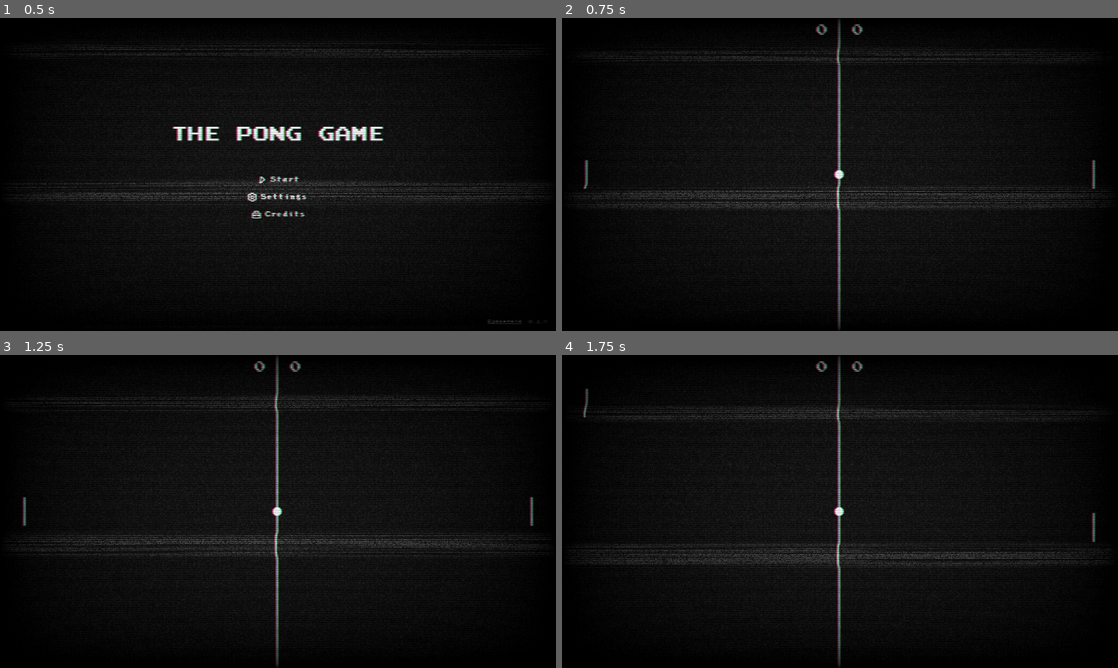
Above: before the commit, frames 1-4 (two rows, left to right).
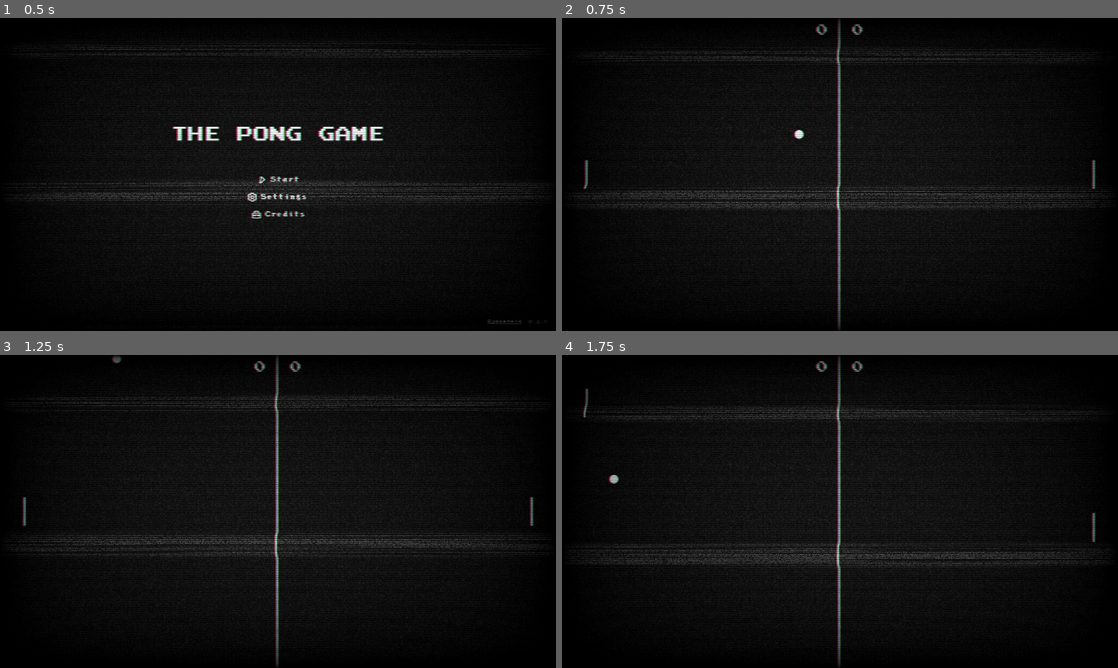
Above: after the commit, the same moments.

Repository: josereia/the_pong_game
Game: Godot game, scene res://scenes/main.tscn
Same seed, same stepped clock (60 frames per second), same inputs: the game is played once before the commit and once after it.
Inputs:
- Up to frame 1 (0.5 s): no input
- Up to frame 2 (0.75 s): click "Start" at 0.5 s
- Up to frame 3 (1.25 s): no input
- Up to frame 4 (1.75 s): hold W (move_up_player_1) from 1.28 s (still down); tap Down (move_down_player_2) at 1.35 s

Frame 1 is identical in both runs. In frame 2, less than 0.1% of the frame differs, in the area x 41-51%, y 35-52%; in frame 3, less than 0.1%; in frame 4, less than 0.1%.

Commit message:
feat(scenes/ball): add ball scene and its logic
Added ball movements, vertical(screen border) and player collisions

Diff:
--- /dev/null
+++ b/scenes/ball.tscn
@@ -0,0 +1,17 @@
+[gd_scene load_steps=4 format=3 uid="uid://cxuboleo6se35"]
+
+[ext_resource type="Script" path="res://scripts/ball.gd" id="1_2u5gx"]
+[ext_resource type="Texture2D" uid="uid://bgbpmmcmoyn7e" path="res://assets/ball.png" id="1_cnmfr"]
+
+[sub_resource type="CircleShape2D" id="CircleShape2D_uq1qx"]
+
+[node name="Ball" type="Area2D"]
+script = ExtResource("1_2u5gx")
+
+[node name="Sprite2D" type="Sprite2D" parent="."]
+texture = ExtResource("1_cnmfr")
+
+[node name="CollisionShape2D" type="CollisionShape2D" parent="."]
+shape = SubResource("CircleShape2D_uq1qx")
+
+[connection signal="body_entered" from="." to="." method="_on_body_entered"]
--- a/scenes/game.tscn
+++ b/scenes/game.tscn
@@ -2,7 +2,7 @@
 
 [ext_resource type="Script" path="res://scripts/game.gd" id="1_i31ni"]
 [ext_resource type="Texture2D" uid="uid://b43o04vx3dc5v" path="res://assets/divider.png" id="2_c8wck"]
-[ext_resource type="Texture2D" uid="uid://bgbpmmcmoyn7e" path="res://assets/ball.png" id="4_7yd1x"]
+[ext_resource type="PackedScene" uid="uid://cxuboleo6se35" path="res://scenes/ball.tscn" id="4_5pk5p"]
 [ext_resource type="Theme" uid="uid://cgyjt8d4iodac" path="res://styles/theme.tres" id="5_8a13n"]
 [ext_resource type="PackedScene" uid="uid://bix3ro2o0sly3" path="res://scenes/player.tscn" id="5_snfdi"]
 [ext_resource type="Material" uid="uid://dmyja0dd5bxuc" path="res://materials/vhs_material.tres" id="6_owvj6"]
@@ -57,9 +57,9 @@
 position = Vector2(574, 324)
 texture = ExtResource("2_c8wck")
 
-[node name="Ball" type="Sprite2D" parent="."]
+[node name="Ball" parent="." instance=ExtResource("4_5pk5p")]
 position = Vector2(574, 324)
-texture = ExtResource("4_7yd1x")
+scale = Vector2(1.01115, 0.987402)
 
 [node name="Player1" parent="." instance=ExtResource("5_snfdi")]
 position = Vector2(50, 324)
--- a/scenes/player.tscn
+++ b/scenes/player.tscn
@@ -7,7 +7,7 @@
 radius = 2.0
 height = 60.0
 
-[node name="Player" type="StaticBody2D"]
+[node name="Player" type="StaticBody2D" groups=["players"]]
 script = ExtResource("1_gid0q")
 type = null
 
--- /dev/null
+++ b/scripts/ball.gd
@@ -0,0 +1,30 @@
+extends Area2D
+
+var speed: int = 500
+var game_size: Array[int] = [0, 648]
+var direction: Vector2 = Vector2(0, 0)
+var positionn: Vector2 = Vector2(574, 324)
+
+func _ready() -> void:
+  set_direction()
+  position = positionn
+
+func _process(delta: float) -> void:
+  move(delta)
+
+func set_direction() -> void:
+  var values = [1, (-1)]
+  var x = values.pick_random()
+  var y = values.pick_random()
+
+  direction = Vector2(x, y)
+
+func move(delta: float) -> void:
+  position += (direction * speed) * delta
+
+  if position.y <= game_size[0] or position.y >= game_size[1]:
+    direction.y *= (-1)
+
+func _on_body_entered(body: Node2D) -> void:
+  if body.is_in_group("players"):
+    direction.x *= (-1)
